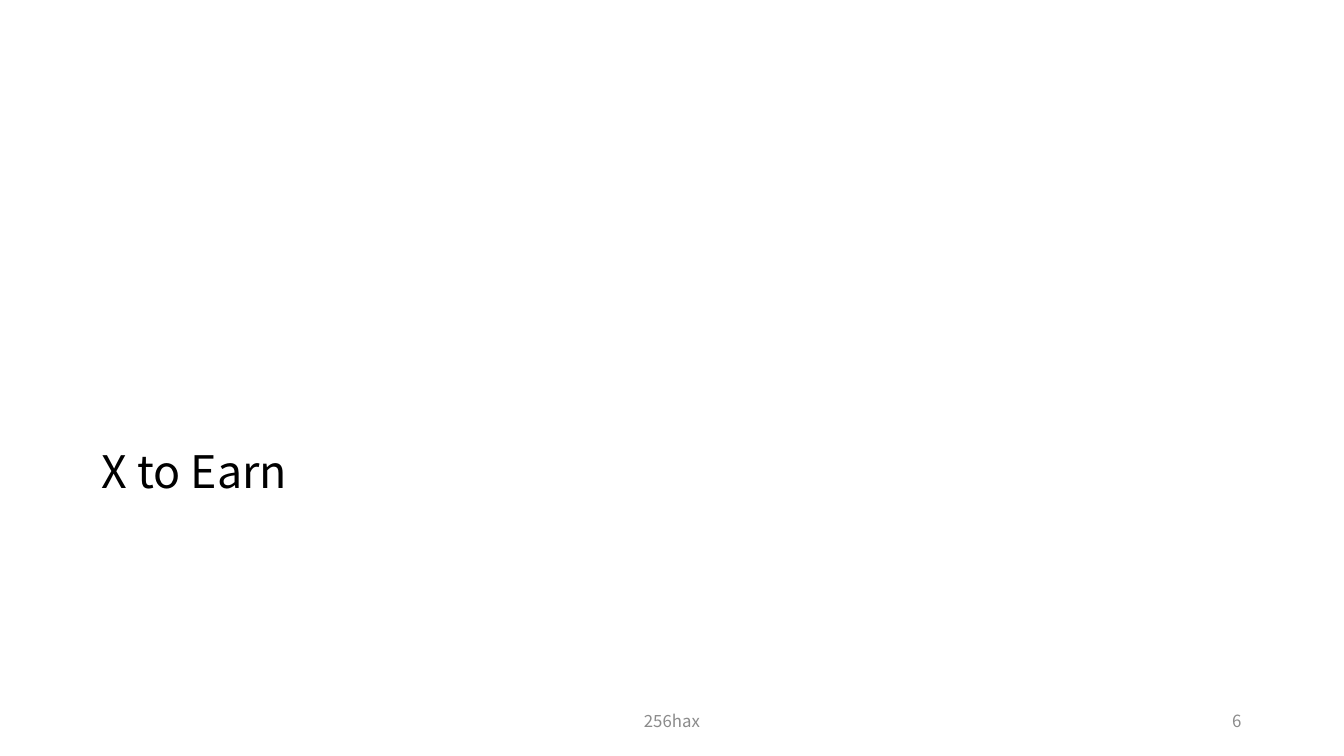
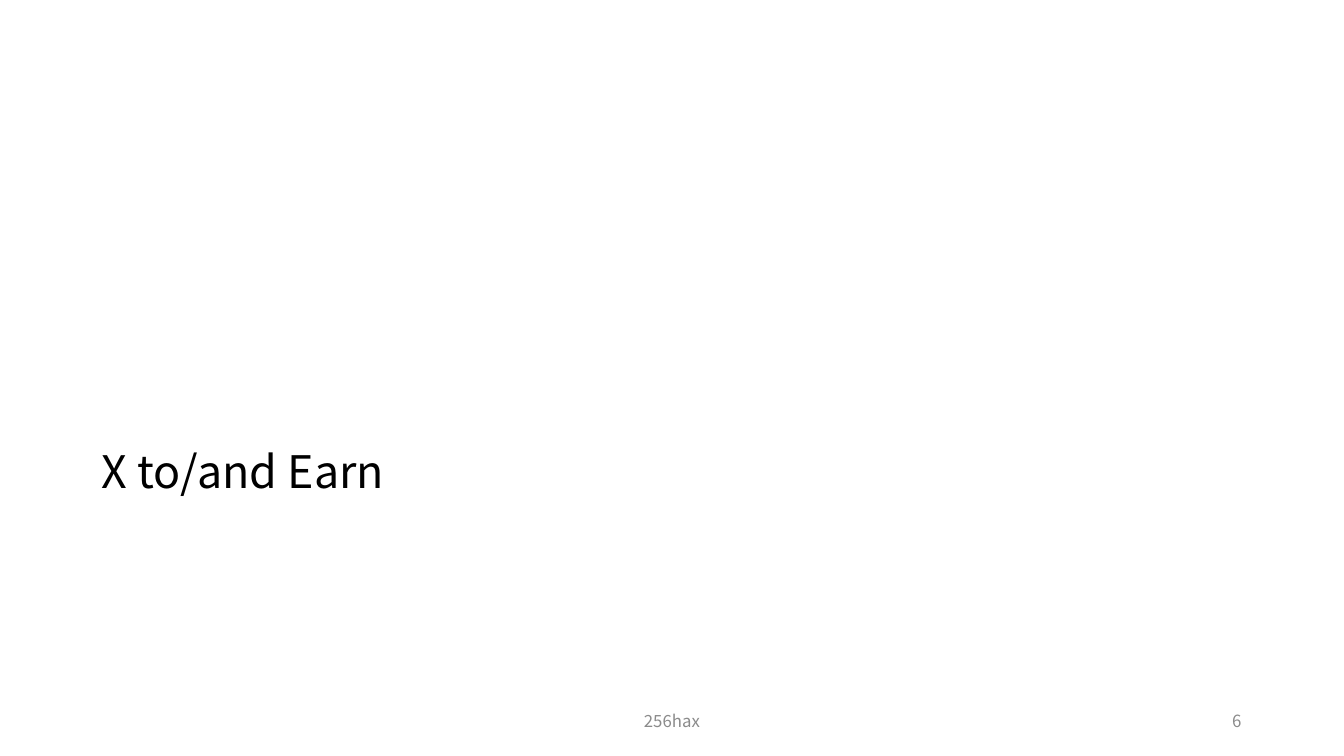
Before and after one commit to legendaryangelist/solana-anchor-react-essential, a slide deck: slide 7 of docs/Solana_Blockchain_Outline_Figure.pptx. Drawn at 1344x756 pixels with LibreOffice and Linux fonts; fonts in the diff are those of the drawing. Boxes give left, top, right and bottom in pixels: in the first picture for what was removed or moved away, otherwise in the second. Text is boxed around its words. In the diff, an @@ line names an element or a change of style, - is before the commit and + after.

```diff
--- a/docs/Solana_Blockchain_Outline_Figure.pptx
+++ b/docs/Solana_Blockchain_Outline_Figure.pptx
@@ title at (102, 452, 384, 496): text changed @@
-X to Earn
+X to/and Earn
```
Also in this commit, not shown: 1 other slide changed, 1 slide added.
